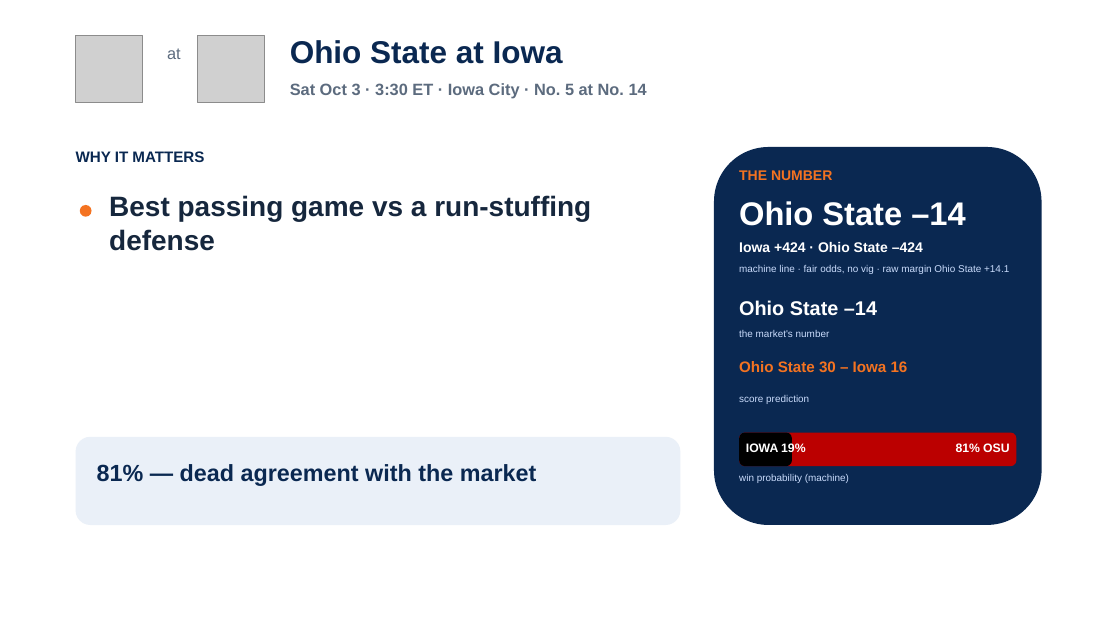
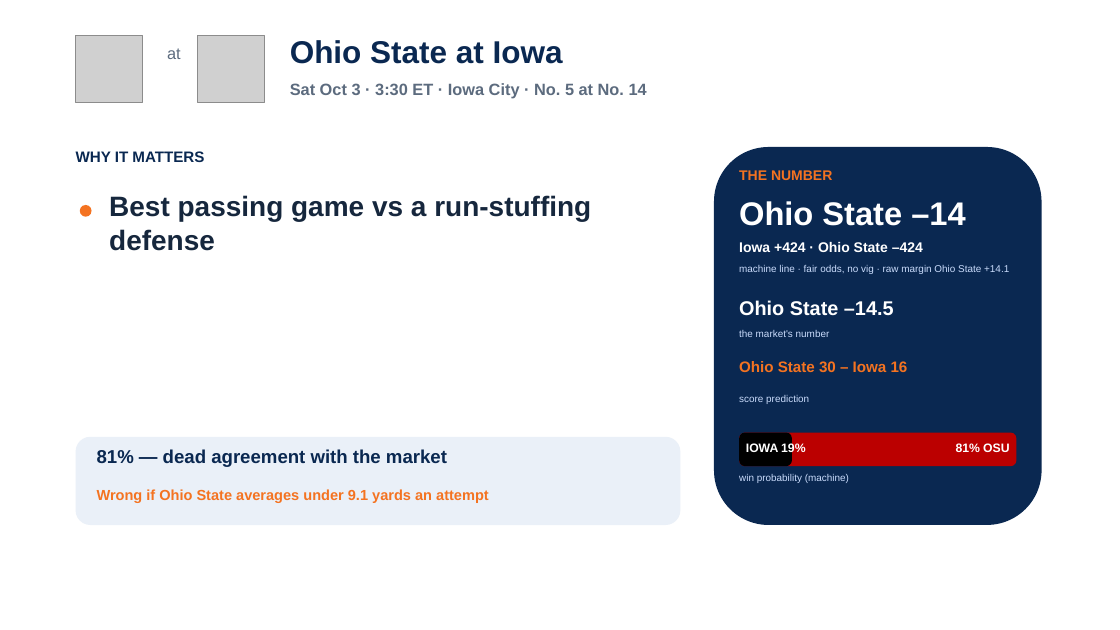
Before and after one commit to lucasalvarezflorida-lab/ncaa-fbs-analytics, a slide deck: slide 17 of decks/2026_Week5_Episode6.pptx. Drawn at 1120x630 pixels with LibreOffice and Linux fonts; fonts in the diff are those of the drawing; grey boxes stand for pictures. Boxes give left, top, right and bottom in pixels: in the first picture for what was removed or moved away, otherwise in the second. Text is boxed around its words. In the diff, an @@ line names an element or a change of style, - is before the commit and + after.

```diff
--- a/decks/2026_Week5_Episode6.pptx
+++ b/decks/2026_Week5_Episode6.pptx
@@ text at [739, 300, 894, 316]: text changed @@
-Ohio State –14
+Ohio State –14.5
@@ text "81% — dead agreement with ...": place and size @@
-text "81% — dead agreement with ..." at [97, 464, 537, 486]
+text "81% — dead agreement with ..." at [97, 449, 447, 467]
@@ text "81% — dead agreement with ..." at [97, 449, 447, 467]: size 20 to 16 pt @@
@@ text added at [97, 489, 489, 503], 12.5 pt, text #F47321, bold @@
+Wrong if Ohio State averages under 9.1 yards an attempt
```
Also in this commit, not shown: 5 other slides changed, 4 other files.
